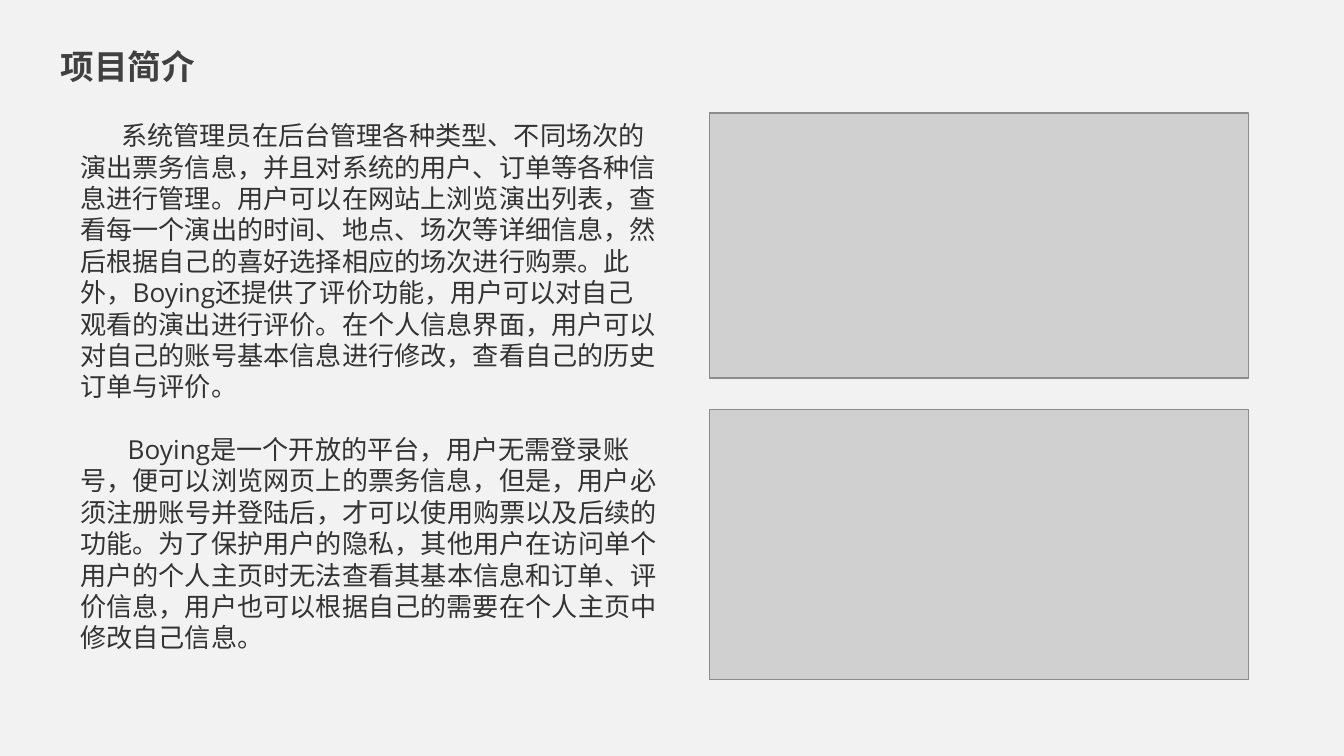
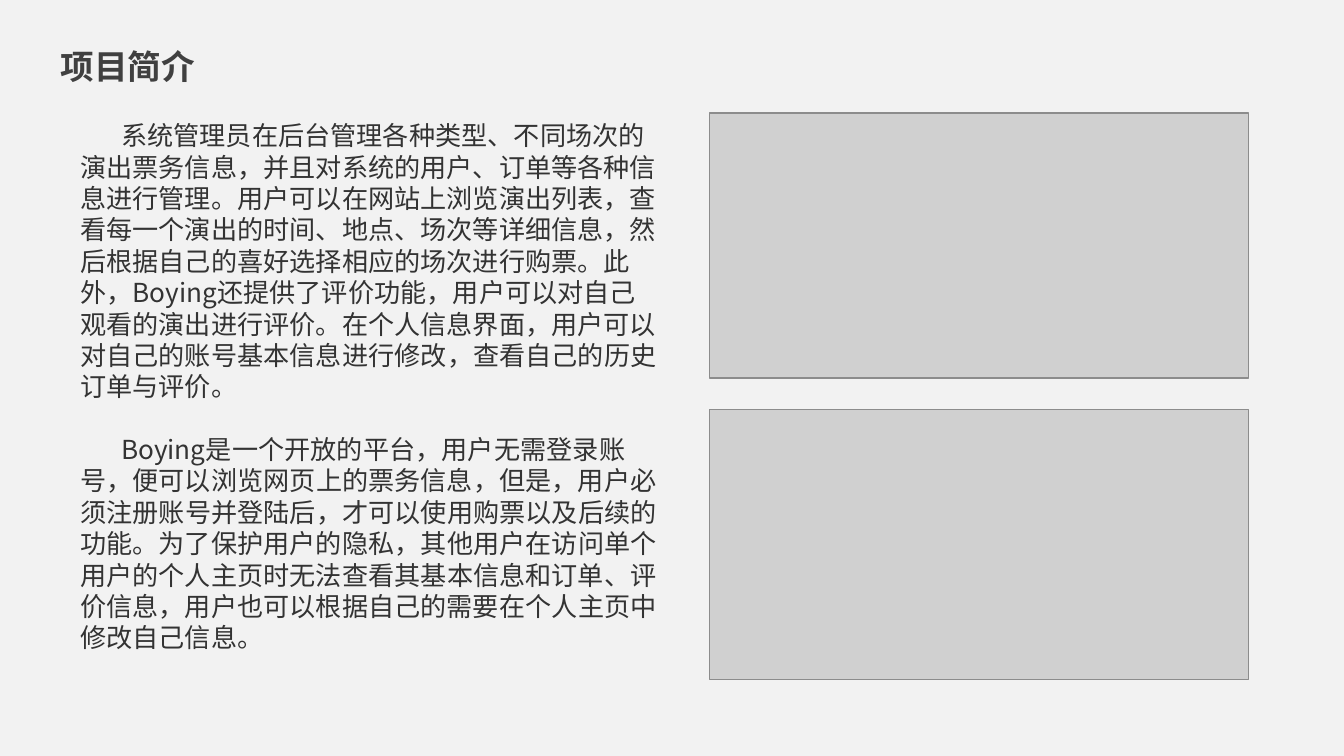
Before and after one commit to tongji4m3/boying, a slide deck: slide 5 of documents/课程文档/13.专综/专综/专综答辩.pptx. Drawn at 1344x756 pixels with LibreOffice and Linux fonts; fonts in the diff are those of the drawing; grey boxes stand for pictures. Boxes give left, top, right and bottom in pixels: in the first picture for what was removed or moved away, otherwise in the second. Text is boxed around its words. In the diff, an @@ line names an element or a change of style, - is before the commit and + after.

```diff
--- a/documents/课程文档/13.专综/专综/专综答辩.pptx
+++ b/documents/课程文档/13.专综/专综/专综答辩.pptx
@@ text "系统管理员在后台管理各种类型、不同场次的演出票务信息，并且对系统的用户、订单等各种信息进行管理。用户可以在网站上浏览演出 ..." at [80, 123, 656, 649]: font Open Sans to Noto Sans CJK SC @@
```
Also in this commit, not shown: 3 other slides changed, 2 other files.
